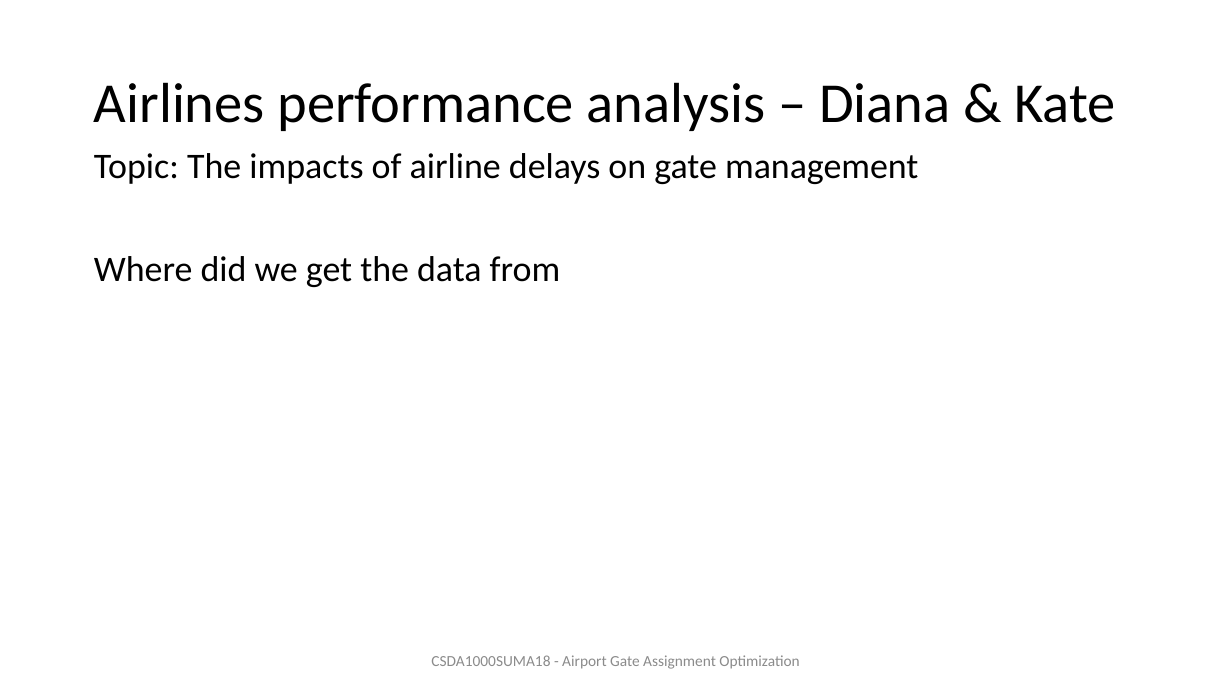
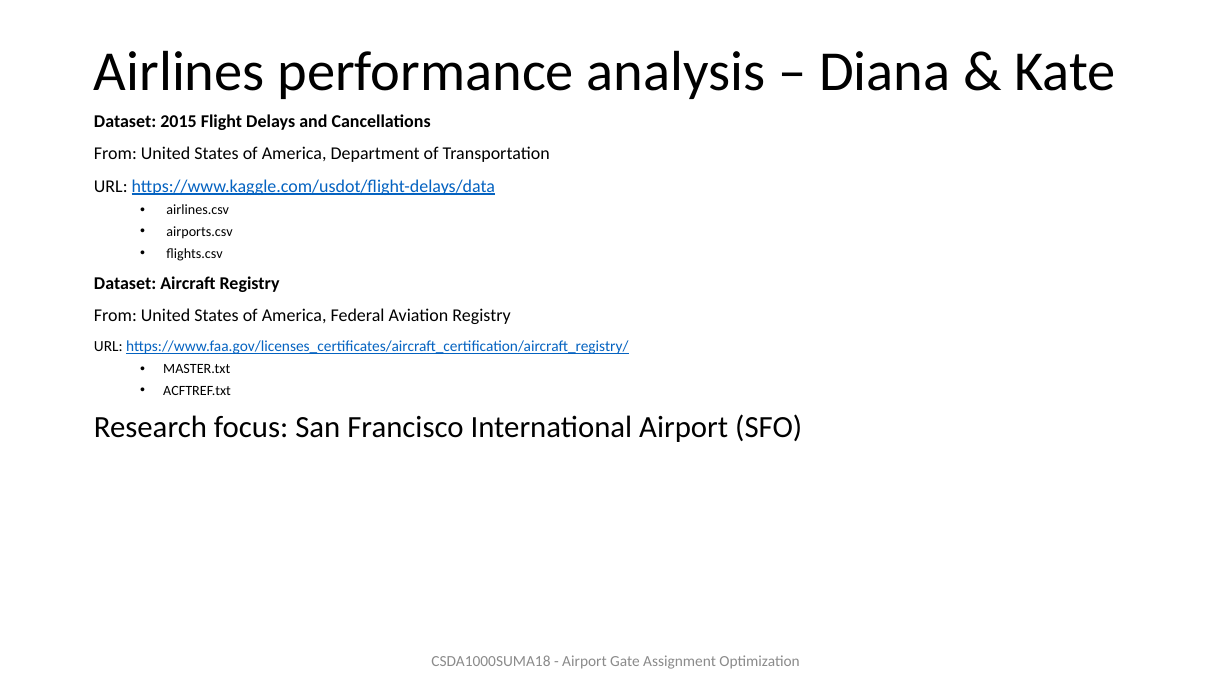
Before and after one commit to ivbsoftware/big-data-final, a slide deck: slide 4 of docs/slideshow/draft-Final Presentation.pptx. Drawn at 1232x693 pixels with LibreOffice and Linux fonts; fonts in the diff are those of the drawing. Boxes give left, top, right and bottom in pixels: in the first picture for what was removed or moved away, otherwise in the second. Text is boxed around its words. In the diff, an @@ line names an element or a change of style, - is before the commit and + after.

Commit message:
updated slideshow - Diana&Kate/uploaded excel
Airlines performance analysis

```diff
--- a/docs/slideshow/draft-Final Presentation.pptx
+++ b/docs/slideshow/draft-Final Presentation.pptx
@@ title "Airlines performance analysis – Diana ...": place and size @@
-title "Airlines performance analysis – Diana ..." at (94, 82, 1116, 131)
+title "Airlines performance analysis – Diana ..." at (94, 50, 1116, 99)
@@ text at (94, 114, 802, 442): text changed; size 28 to 14 pt @@
-Topic: The impacts of airline delays on gate management
-Where did we get the data from
+Dataset: 2015 Flight Delays and Cancellations
+From: United States of America, Department of Transportation
+URL: https://www.kaggle.com/usdot/flight-delays/data
+  • airlines.csv
+  • airports.csv
+  • flights.csv
+Dataset: Aircraft Registry
+From: United States of America, Federal Aviation Registry
+URL: https://www.faa.gov/licenses_certificates/aircraft_certification/aircraft_registry/
+  • MASTER.txt
+  • ACFTREF.txt
+Research focus: San Francisco International Airport (SFO)
```
Also in this commit, not shown: 10 other slides changed, 1 slide added, 1 slide removed, 1 other file.
